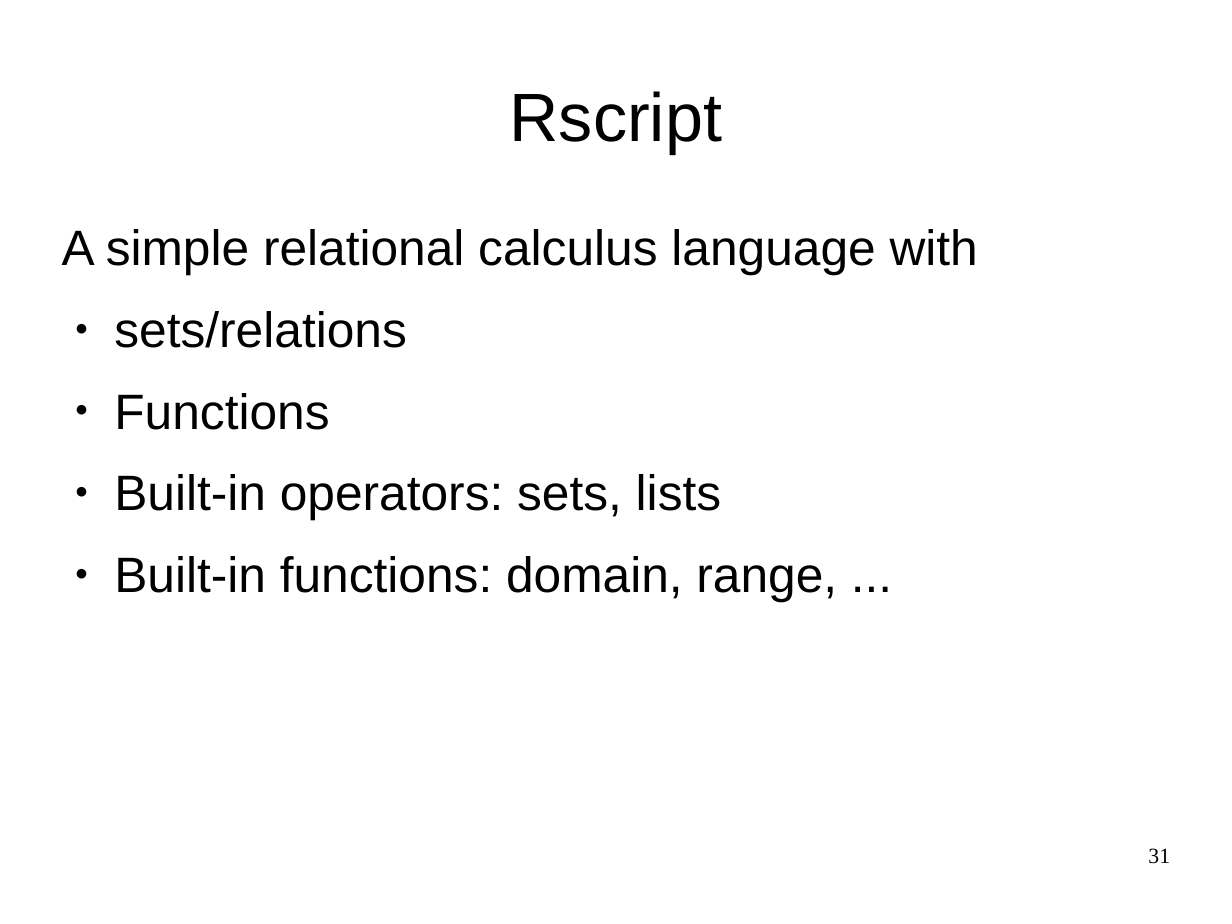
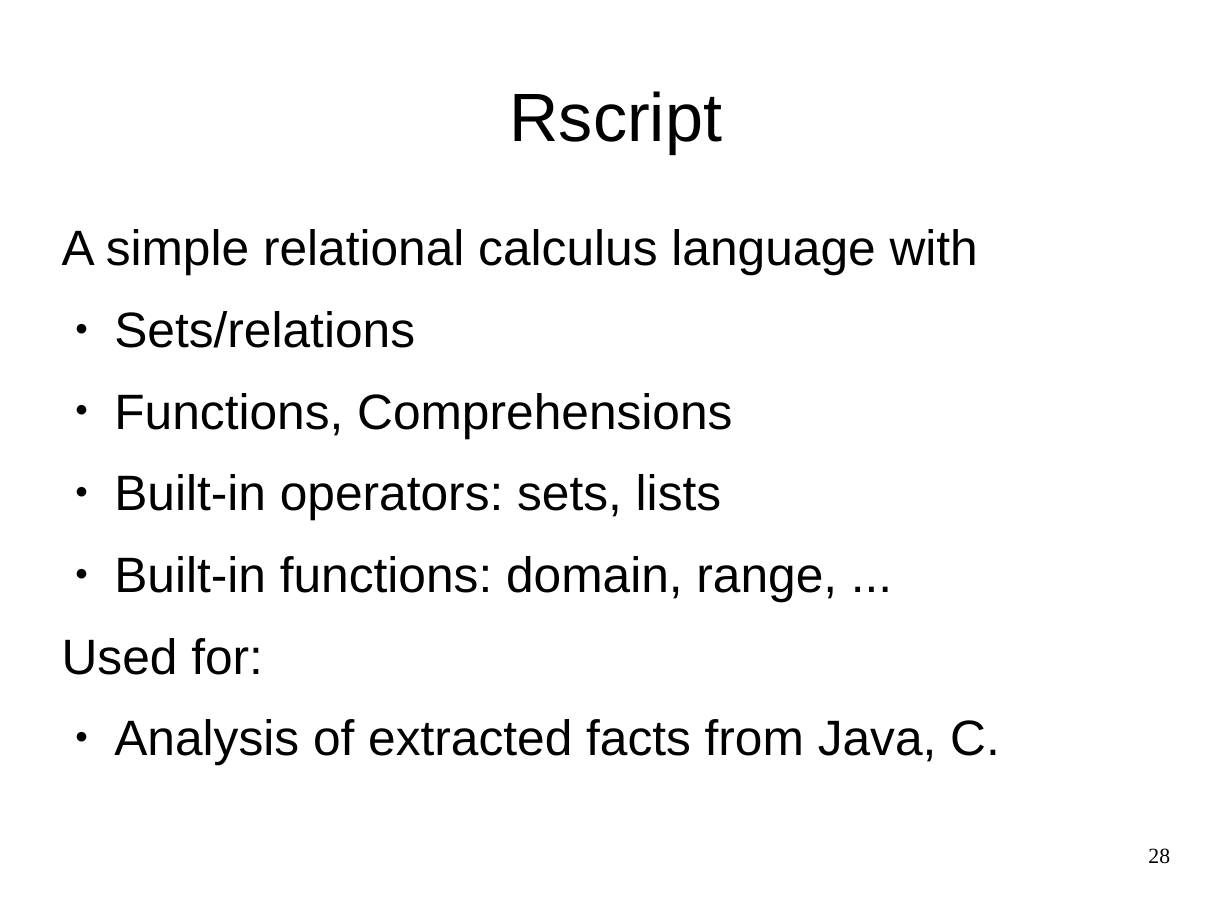
Before and after one commit to cwi-swat/meta-environment, a slide deck: slide 28 of meta-doc/analysis/rascal-slides/rascal-slides.odp (slide 31 before the commit). Drawn at 1232x924 pixels with LibreOffice and Linux fonts; fonts in the diff are those of the drawing; background and template pictures are left out. Boxes give left, top, right and bottom in pixels: in the first picture for what was removed or moved away, otherwise in the second. Text is boxed around its words. In the diff, an @@ line names an element or a change of style, - is before the commit and + after.

```diff
--- a/meta-doc/analysis/rascal-slides/rascal-slides.odp
+++ b/meta-doc/analysis/rascal-slides/rascal-slides.odp
@@ text at (114,311,732,438): text changed @@
-● sets/relations
-● Functions
+● Sets/relations
+● Functions, Comprehensions
@@ text at (62,638,1000,765): paragraphs added @@
+Used for:
+● Analysis of extracted facts from Java, C.
@@ page number at (1148,848,1170,864): text changed @@
-31
+28
```
Also in this commit, not shown: 16 other slides changed, 5 slides added, 5 slides removed, 1 other file.
